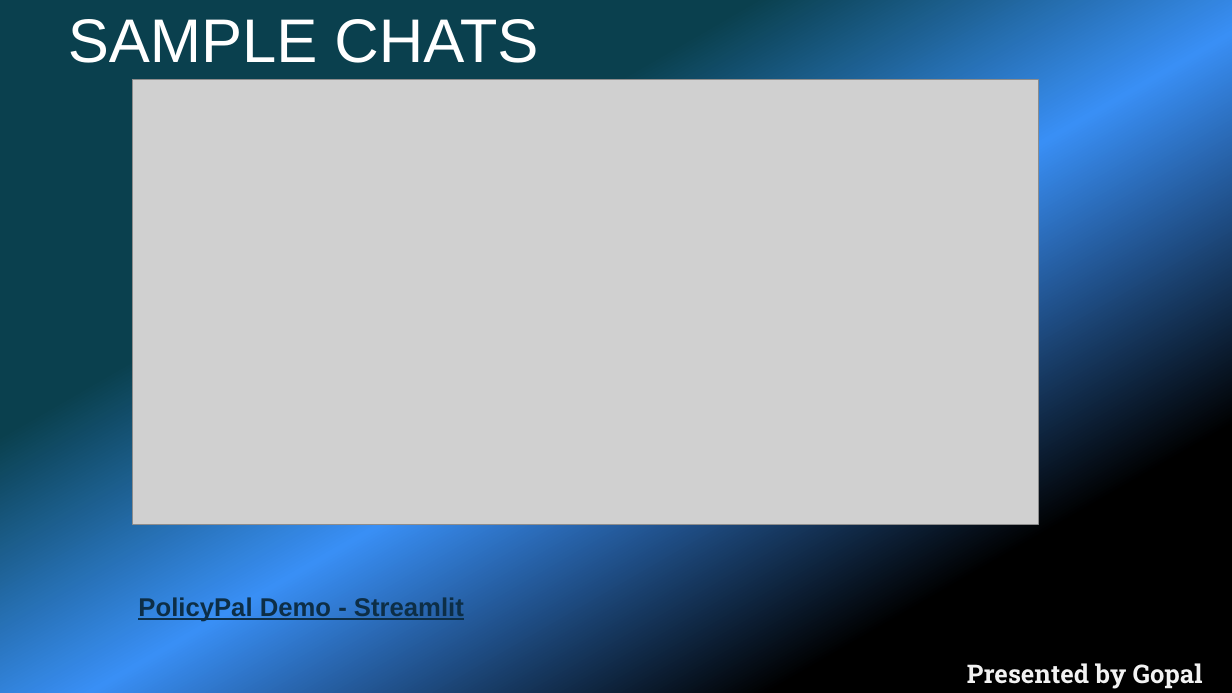
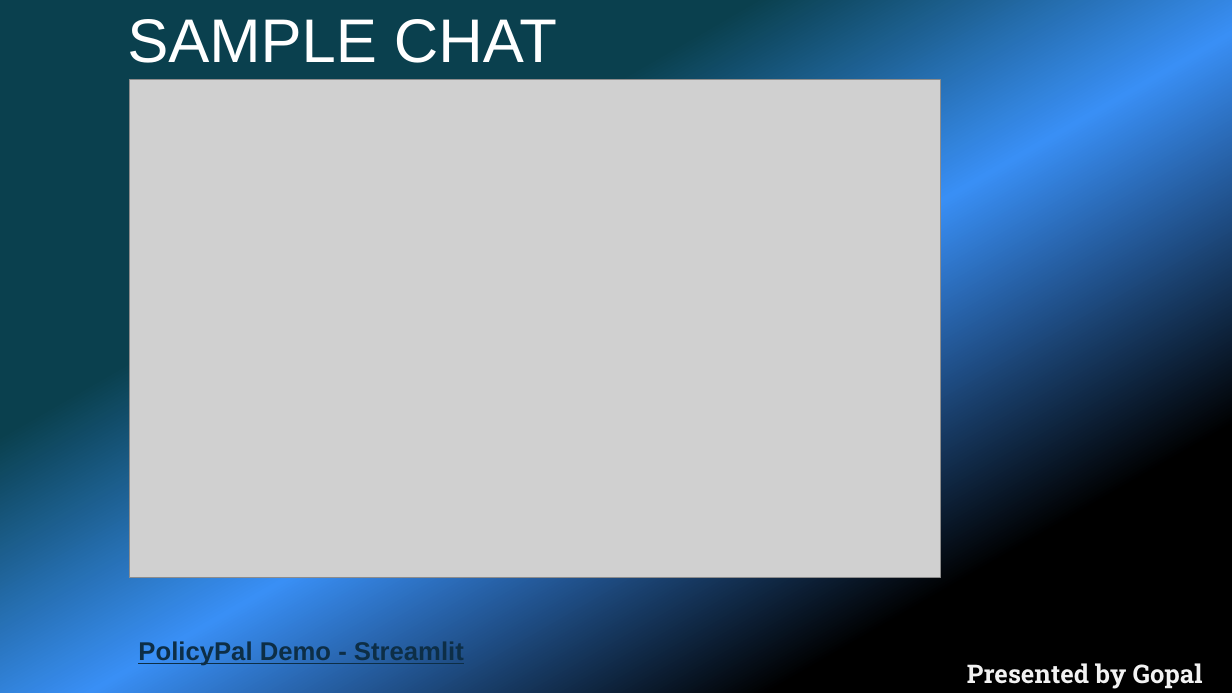
Before and after one commit to gopalstud86/GenAI-Assignments, a slide deck: slide 7 of Bronze Badge Assignments/PolicyPal.pptx. Drawn at 1232x693 pixels with LibreOffice and Linux fonts; fonts in the diff are those of the drawing; grey boxes stand for pictures. Boxes give left, top, right and bottom in pixels: in the first picture for what was removed or moved away, otherwise in the second. Text is boxed around its words. In the diff, an @@ line names an element or a change of style, - is before the commit and + after.

```diff
--- a/Bronze Badge Assignments/PolicyPal.pptx
+++ b/Bronze Badge Assignments/PolicyPal.pptx
@@ title at (127,19,557,63): text changed @@
-SAMPLE CHATS
+SAMPLE CHAT
@@ picture: place and size @@
-picture at (132,79,1039,524)
+picture at (129,79,941,578)
@@ text "PolicyPal Demo - Streamlit": place and size @@
-text "PolicyPal Demo - Streamlit" at (138,595,464,621)
+text "PolicyPal Demo - Streamlit" at (138,641,464,666)
```
Also in this commit, not shown: 1 other slide changed.
